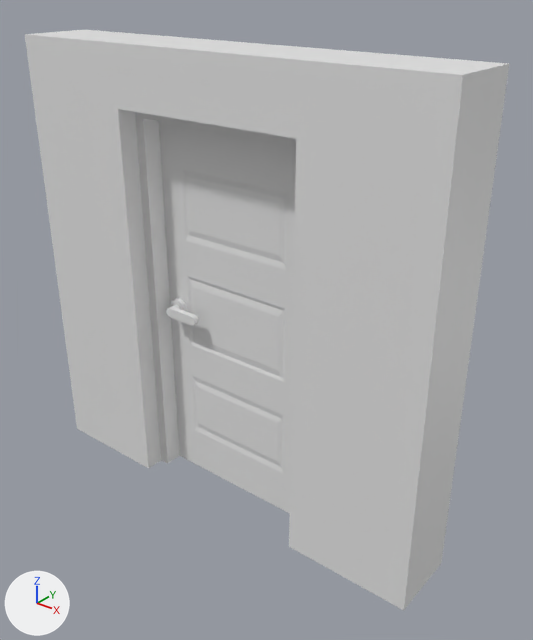
The Blender file Levels/LevelAssets/Wall_Door_Closed.blend: old version first, new version second.
Camera for both pictures: a camera (50 mm lens) standing at (2.37, -2.67, 2.85) and looking at (0.17, 0.07, 1.14). The lights are fixed; the arrows at lower left show +X, +Y and +Z.

Names of what the first picture shows: 'Door_closed', 'Wall_door_closed'.
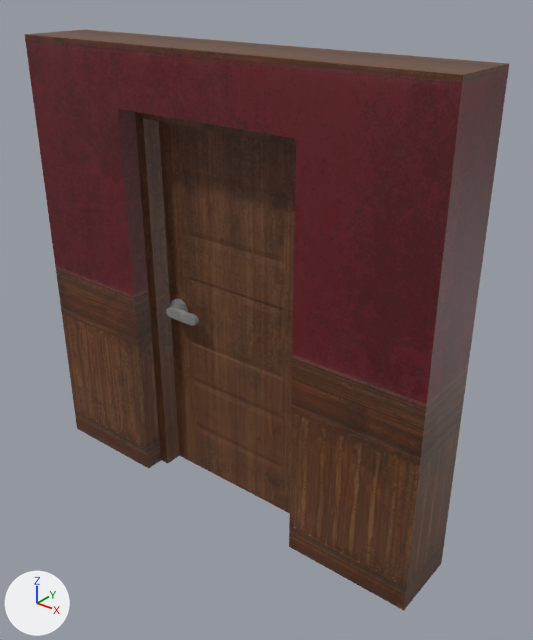
Boxes [x1, y1, x2, y2] around the edits, measured in the pictures (533 x 640 px):
'Wall_door_closed', surface changed
    both: [25, 30, 509, 610]
'Door_closed', surface changed, recoloured (grey to brown)
    both: [159, 121, 296, 513]

Patch to the scene script:
```diff
--- a/Levels/LevelAssets/Wall_Door_Closed.blend.py
+++ b/Levels/LevelAssets/Wall_Door_Closed.blend.py
@@ img_wall_exit_albedo_png @@
+img_wall_exit_albedo_png = load_image('Wall_exit_albedo.png', 'Wall_exit_albedo.png', 1280, 1280, 'sRGB')
@@ mat_material @@
 n1 = _N.new('ShaderNodeBsdfPrincipled'); n1.name = 'Principled BSDF'
+n2 = _N.new('ShaderNodeTexImage'); n2.name = 'Image Texture'
+n2.image = img_wall_exit_albedo_png
+n3 = _N.new('ShaderNodeMapping'); n3.name = 'Mapping'
+n4 = _N.new('ShaderNodeTexCoord'); n4.name = 'Texture Coordinate'
 _L.new(n1.outputs[0], n0.inputs[0])  # 'BSDF' to 'Surface'
+_L.new(n2.outputs[0], n1.inputs[0])  # 'Color' to 'Base Color'
+_L.new(n3.outputs[0], n2.inputs[0])  # 'Vector' to 'Vector'
+_L.new(n4.outputs[2], n3.inputs[0])  # 'UV' to 'Vector'
@@ me_cube_007 @@
 me_cube_007.from_pydata(...)  # 56 vertices, 54 faces; spans x -1.25..1.25, y -0.2..0.2, z 0.0..2.5
 # used by ob_wall_door_closed; location = (0.0, 0.0, 0.0)
+# me_cube_007 part 1: texture (UV) coordinates of 54 of 54 faces, centred in x -1.25..1.25, y -0.2..0.2, z 0.0..2.5, changed; they spanned u 0.0..0.88, v 0.0..1.0 and now span u 0.0..0.89, v 0.37..1.0
 me_cube_007.materials.append(mat_material)
@@ me_cube_008 @@
 me_cube_008.from_pydata(...)  # 232 vertices, 218 faces; spans x -0.98..0.0, y -0.16..0.09, z -1.07..1.07
 # used by ob_door_closed; parent = ob_wall_door_closed; location = (0.492, 0.087, 1.068)
+# me_cube_008 part 2: texture (UV) coordinates of 218 of 218 faces, centred in x -0.98..0.0, y -0.16..0.09, z -1.07..1.07, changed; they spanned u 0.0..1.0, v 0.0..1.0 and now span u 0.64..0.94, v 0.07..0.95
+me_cube_008.materials.append(mat_material)
```
